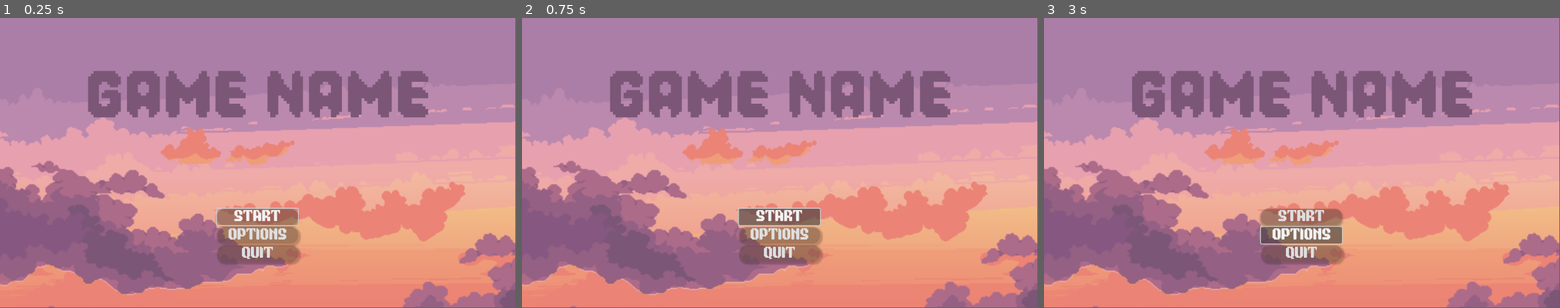
Above: before the commit, frames 1-3 (left to right).
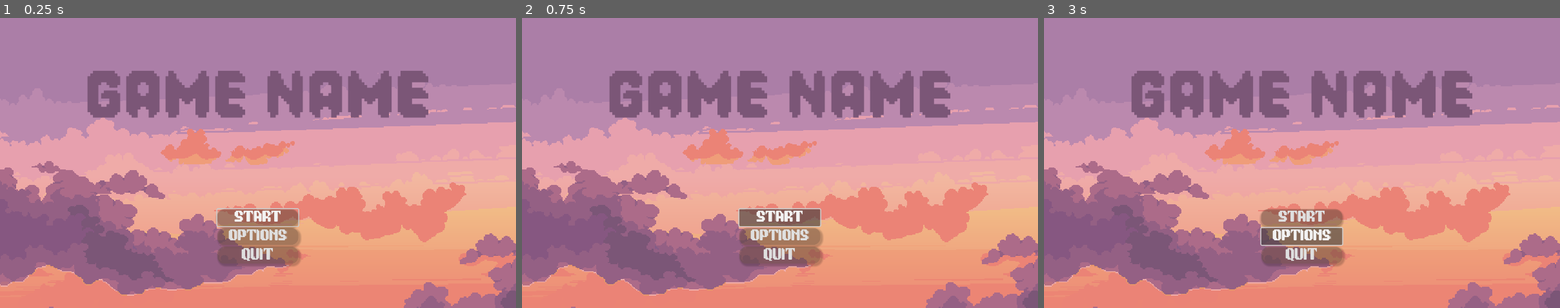
Above: after the commit, the same moments.

Repository: lexxfein/FARAD
Game: Godot game, scene res://Scenes/menu.tscn
The game is run twice, just before and just after one commit, with the same random seed, the same clock (stepped at 60 frames per second) and the same inputs. After the commit the project has no main scene; this scene is started directly in both runs.
Inputs:
- Up to frame 1 (0.25 s): no input
- Up to frame 2 (0.75 s): click "START" at 0.5 s
- Up to frame 3 (3 s): click "START" at 1.25 s; click "START" at 2 s; click "OPTIONS" at 2.75 s
In our replay, the window is 799x449 before the commit and 800x450 after it. These sizes can differ from the game's own. Grey fills any space a smaller window leaves; there, only what the larger window draws over its background counts as a difference.

The runs differ from the first frame. In frame 1, 2.3% of the frame differs, in the area x 0-100%, y 0-100%; in frame 2, 2.3%; in frame 3, 2.3%.

Commit message:
Add files via upload

Diff:
--- a/project.godot
+++ b/project.godot
@@ -10,10 +10,15 @@
 
 [application]
 
-config/name="FARAD"
-run/main_scene="res://Scenes/menu.tscn"
+config/name="space adventure"
+run/main_scene="res://scenes/platform.tscn"
 config/features=PackedStringArray("4.3", "Mobile")
+
+[display]
+
+window/stretch/mode="canvas_items"
 
 [rendering]
 
+textures/canvas_textures/default_texture_filter=0
 renderer/rendering_method="mobile"
